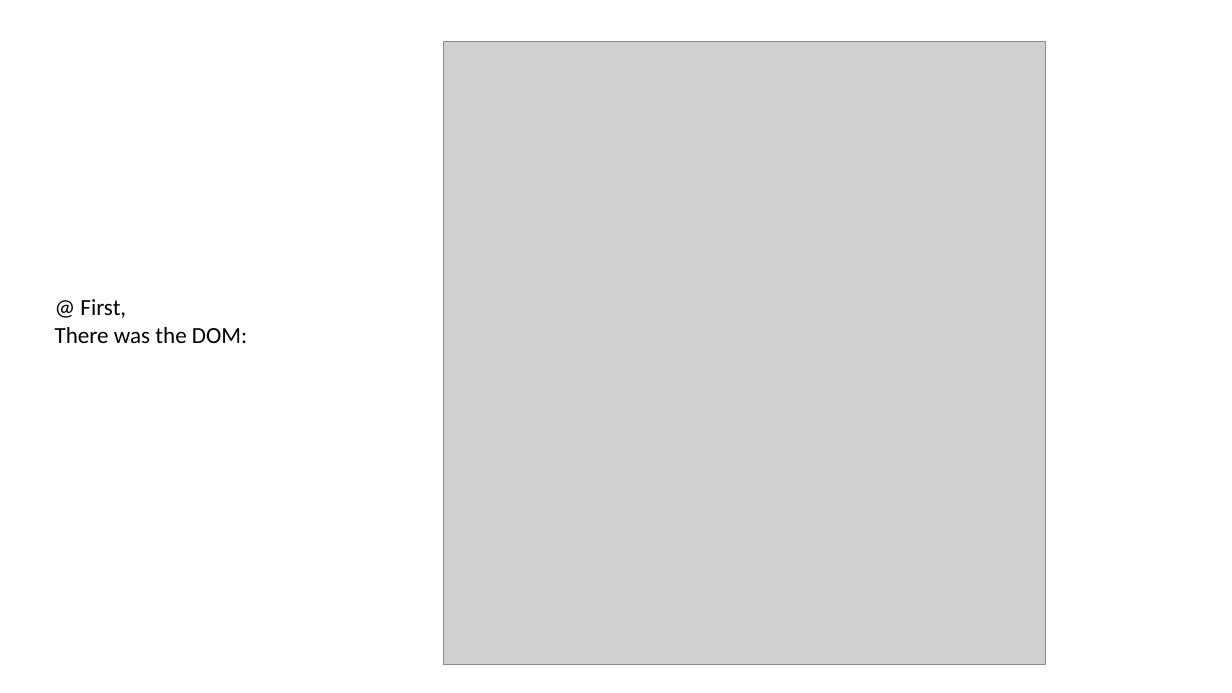
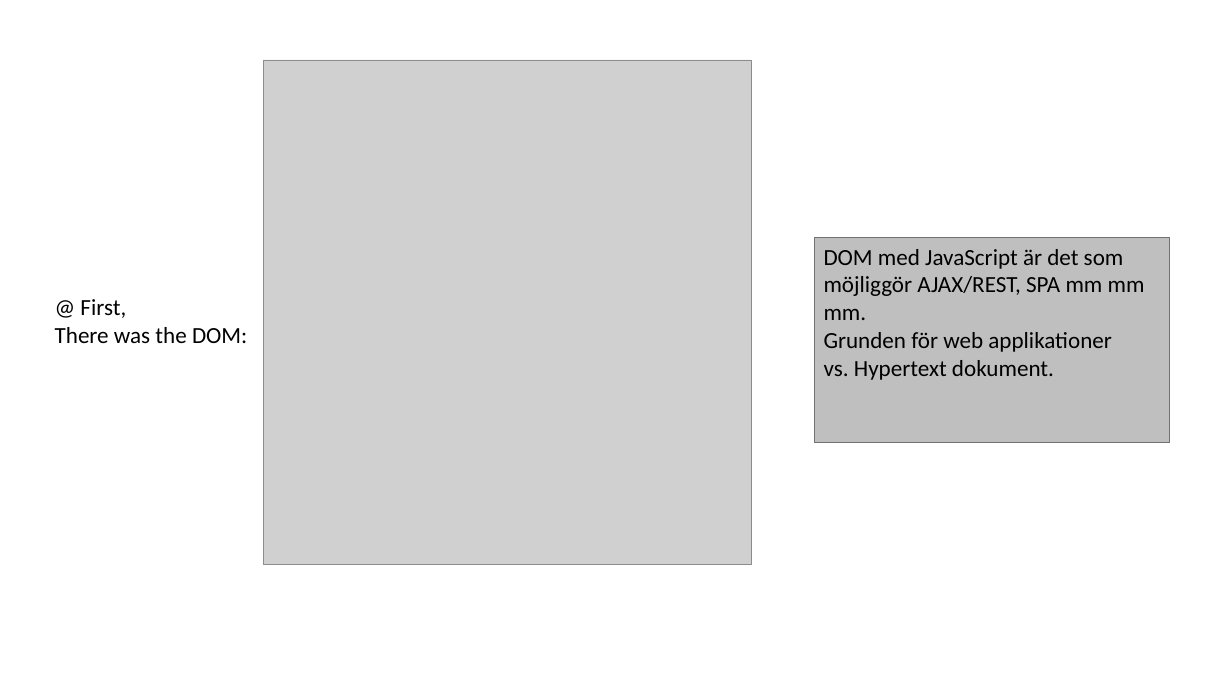
Before and after one commit to hansalmgren/KIL_2019, a slide deck: slide 8 of WebComp_MFE.pptx. Drawn at 1232x693 pixels with LibreOffice and Linux fonts; fonts in the diff are those of the drawing; grey boxes stand for pictures. Boxes give left, top, right and bottom in pixels: in the first picture for what was removed or moved away, otherwise in the second. Text is boxed around its words. In the diff, an @@ line names an element or a change of style, - is before the commit and + after.

```diff
--- a/WebComp_MFE.pptx
+++ b/WebComp_MFE.pptx
@@ picture: place and size @@
-picture at [444,42,1046,665]
+picture at [263,60,751,566]
@@ rectangle added at [814,238,1169,443], fill #BFBFBF, outline #767171 0.75 pt, 18 pt, text #000000 @@
+DOM med JavaScript är det som möjliggör AJAX/REST, SPA mm mm mm.
+Grunden för web applikationer
+vs. Hypertext dokument.
```
Also in this commit, not shown: 4 other slides changed, 6 slides added, 1 other file.
